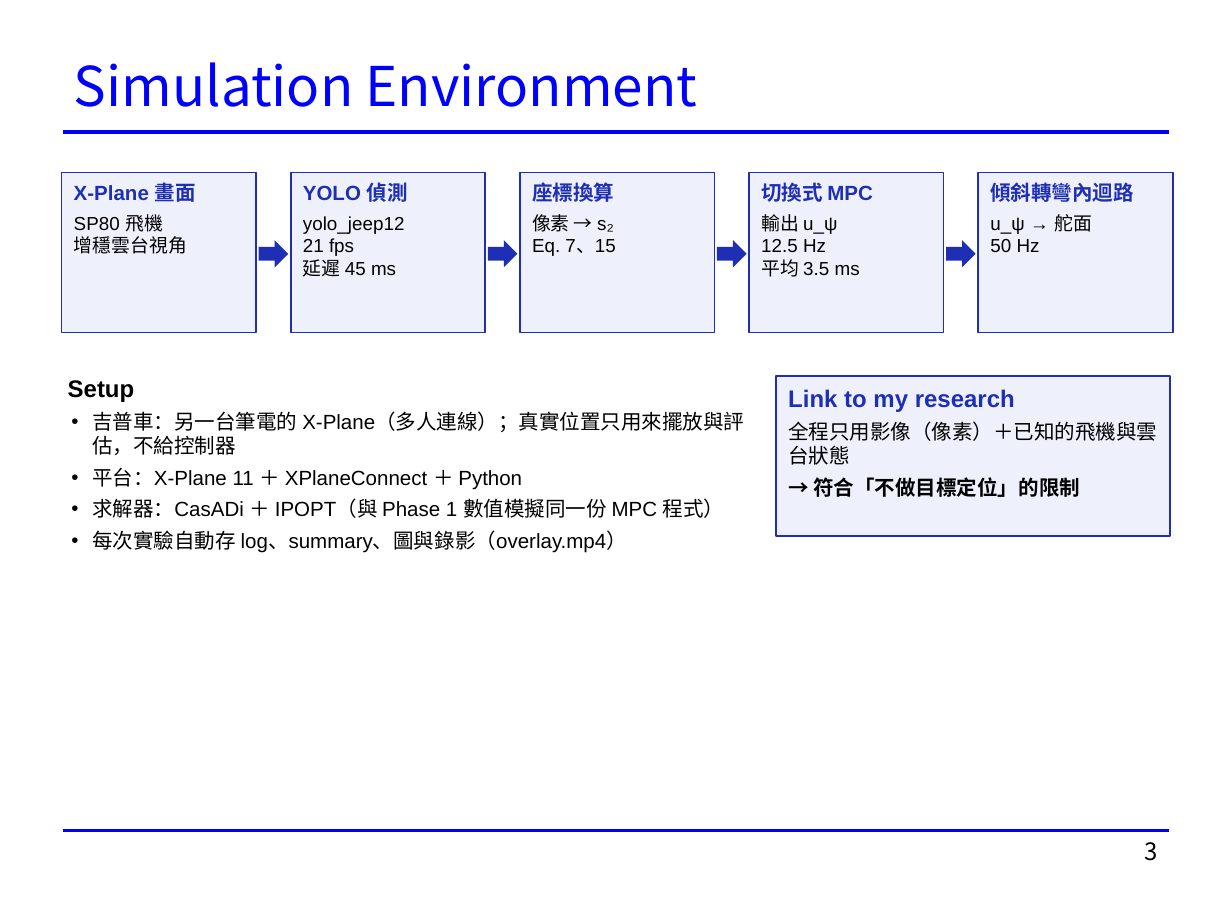
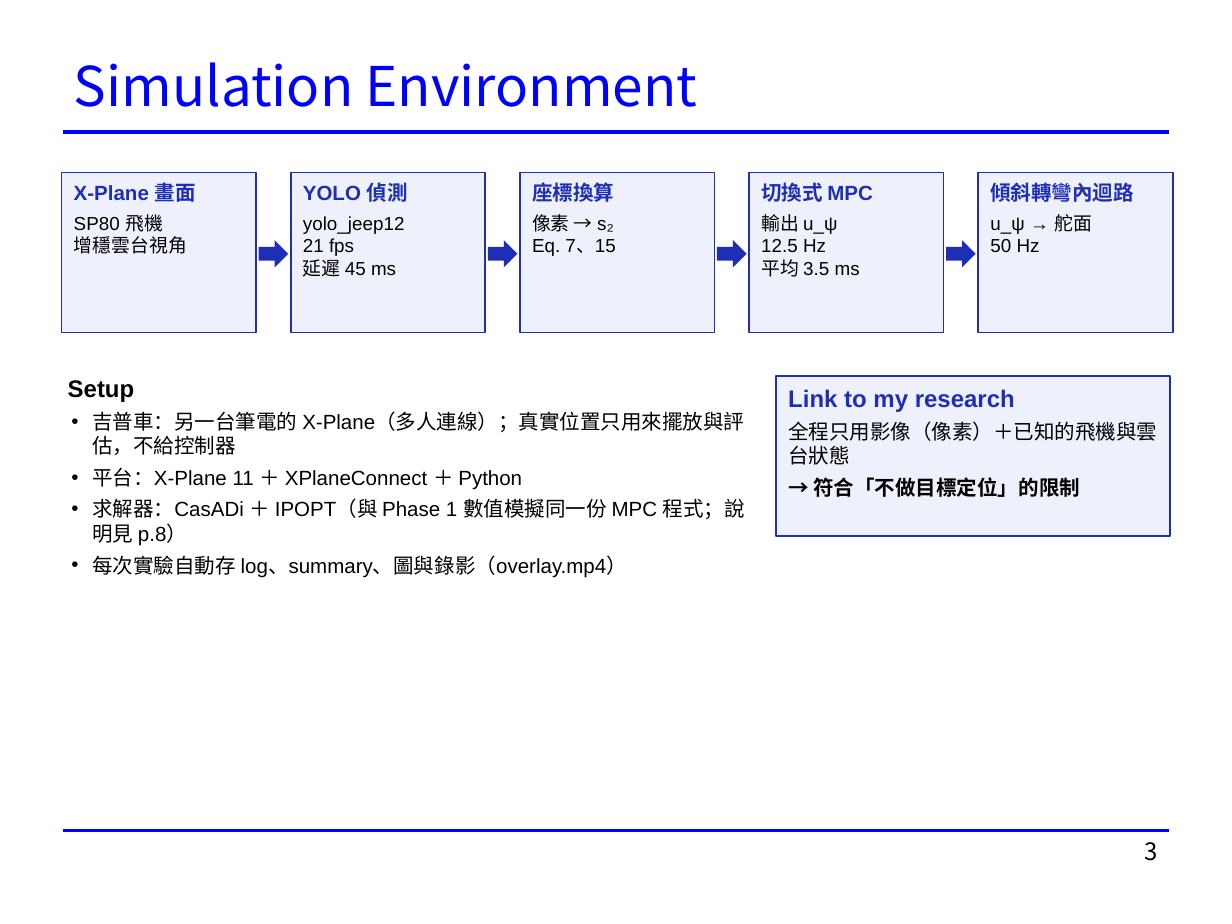
Before and after one commit to rossi1122/hsiang_thesis_simulation, a slide deck: slide 3 of docs/presentations/20261118_Phase2_進度報告.pptx. Drawn at 1232x924 pixels with LibreOffice and Linux fonts; fonts in the diff are those of the drawing. Boxes give left, top, right and bottom in pixels: in the first picture for what was removed or moved away, otherwise in the second. Text is boxed around its words. In the diff, an @@ line names an element or a change of style, - is before the commit and + after.

```diff
--- a/docs/presentations/20261118_Phase2_進度報告.pptx
+++ b/docs/presentations/20261118_Phase2_進度報告.pptx
@@ text at (92,498,745,546): text changed @@
-• 求解器：CasADi ＋ IPOPT（與 Phase 1 數值模擬同一份 MPC 程式）
+• 求解器：CasADi ＋ IPOPT（與 Phase 1 數值模擬同一份 MPC 程式；說明見 p.8）
```
Also in this commit, not shown: 3 other slides changed, 1 slide added.
